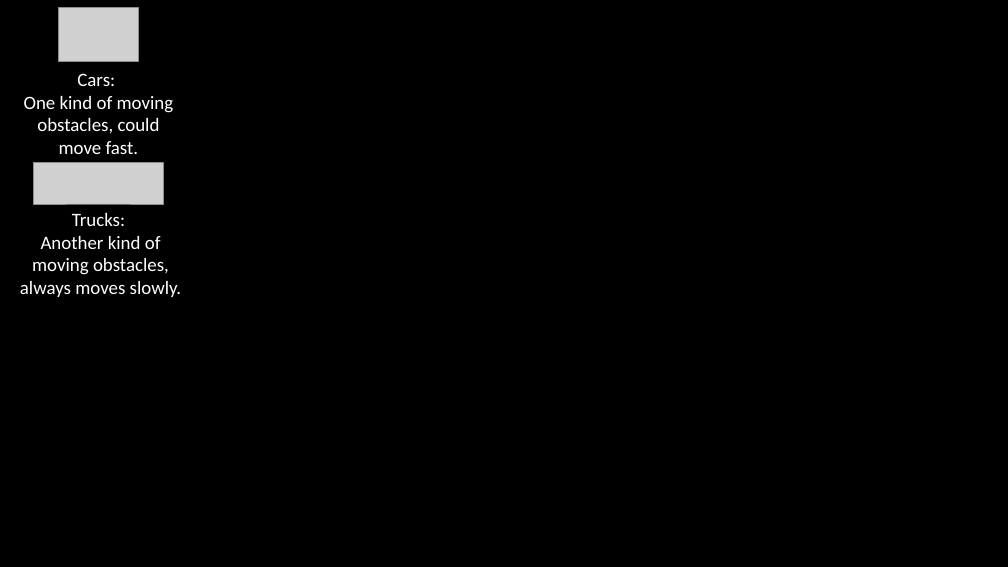
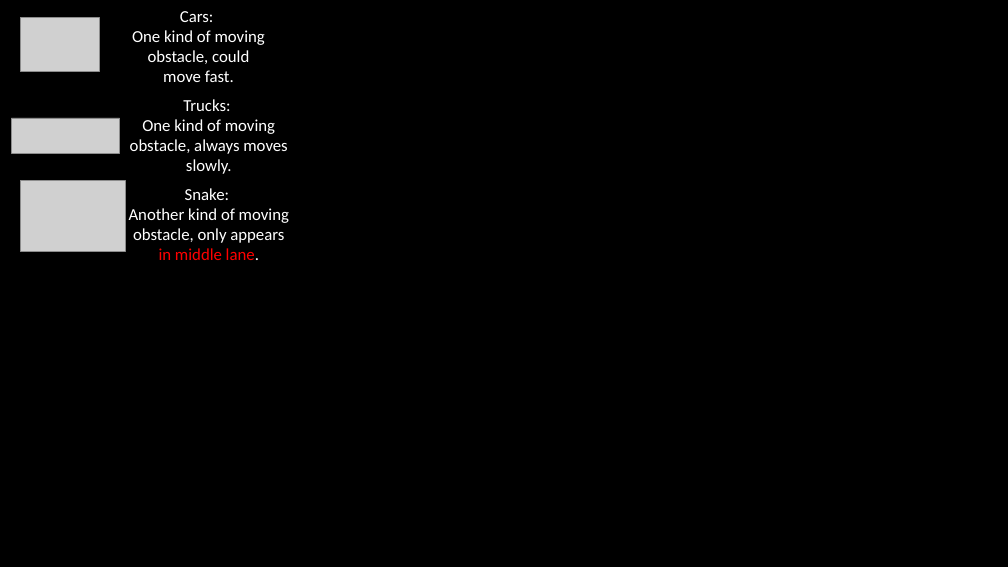
Before and after one commit to KobeNorris/Frogger-COMP2013-UNUK-, a slide deck: slide 2 of out/production/Frogger/img/helpPageCom/helps.pptx. Drawn at 1008x567 pixels with LibreOffice and Linux fonts; fonts in the diff are those of the drawing; grey boxes stand for pictures. Boxes give left, top, right and bottom in pixels: in the first picture for what was removed or moved away, otherwise in the second. Text is boxed around its words. In the diff, an @@ line names an element or a change of style, - is before the commit and + after.

```diff
--- a/out/production/Frogger/img/helpPageCom/helps.pptx
+++ b/out/production/Frogger/img/helpPageCom/helps.pptx
@@ picture moved from (x1=59, y1=7, x2=138, y2=60) to (x1=20, y1=17, x2=100, y2=71) @@
@@ text "Cars:" moved from (x1=24, y1=73, x2=174, y2=154) to (x1=132, y1=11, x2=265, y2=82) @@
@@ text at (x1=180, y1=11, x2=214, y2=22): size 18 to 16 pt in "Cars:" @@
@@ text at (x1=132, y1=30, x2=265, y2=82): text changed; size 18 to 16 pt @@
-One kind of moving obstacles, could move fast.
+One kind of moving obstacle, could move fast.
@@ picture resized from (x1=34, y1=162, x2=163, y2=203) to (x1=11, y1=118, x2=119, y2=153) @@
@@ text "Trucks:" moved from (x1=20, y1=213, x2=182, y2=297) to (x1=130, y1=99, x2=287, y2=174) @@
@@ text at (x1=130, y1=119, x2=287, y2=174): text changed; size 18 to 16 pt @@
-Another kind of moving obstacles, always moves slowly.
+One kind of moving obstacle, always moves slowly.
@@ text at (x1=183, y1=99, x2=230, y2=111): size 18 to 16 pt in "Trucks:" @@
@@ picture added at (x1=20, y1=181, x2=126, y2=252) @@
@@ text added at (x1=129, y1=188, x2=289, y2=260), 16 pt, text #FFFFFF @@
+Snake:
+Another kind of moving obstacle, only appears in middle lane.
```
Also in this commit, not shown: 3 other slides changed, 30 other files.
